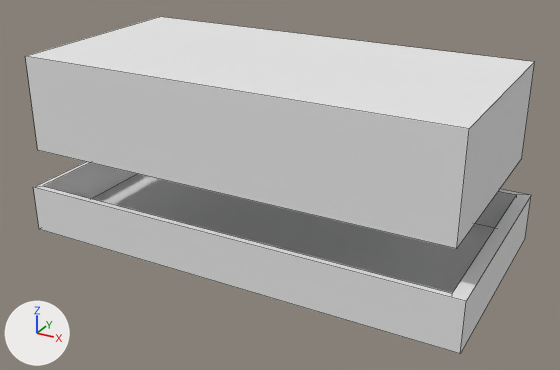
Before and after pictures for a commit that changed the Blender file cases/DotPhat_2.0.0.blend.
One viewpoint serves both versions: a 50 mm lens placed at (53.8, -96.5, 53.6), pointed at (-0.4, 2.0, 4.4). Every picture has the same lights, and +X, +Y and +Z are marked at lower left. Mesh edges are drawn as thin lines.

The older version as bpy lines, for what is in view:
```python
me_cube = bpy.data.meshes.new('Cube')
me_cube.from_pydata(...)  # 17 vertices, 12 faces; spans x -1.0..1.0, y -1.0..1.0, z -1.0..1.0
me_cube.materials.append(mat_material)  # white #e7e7e7
me_cube_001 = bpy.data.meshes.new('Cube.001')
me_cube_001.from_pydata(...)  # a box spanning x -1.0..1.0, y -1.0..1.0, z -1.0..1.0
me_cube_001.materials.append(mat_material)  # white #e7e7e7
ob_cube = bpy.data.objects.new('Cube', me_cube)
ob_cube.location = (0.0, 1.1, 0.0)
ob_cube.scale = (35.0, 17.5, 3.75)
ob_cube_001 = bpy.data.objects.new('Cube.001', me_cube_001)
ob_cube_001.location = (-0.5, 1.2, 17.3)
ob_cube_001.scale = (33.5, 16.5, 7.5)
```
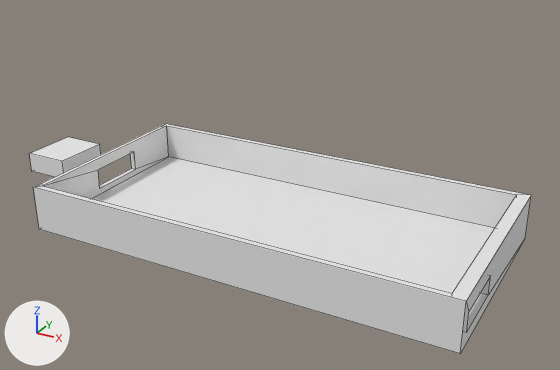
Commit message: Add microusb and relay cuts

Boxes [x1, y1, x2, y2] around the edits, measured in the pictures (560 x 370 px):
'Cube.001', moved, rescaled (86% narrower, 82% shorter): before [25, 17, 535, 249]; after [29, 137, 101, 177]
'Cube', reshaped: before [33, 162, 531, 353]; after [33, 124, 531, 353]
part 1 of me_cube, built on: before [44, 163, 531, 353]; after [44, 126, 531, 353]

What changed in the scene script:
```text
Change me_cube:
    used by ob_cube; location = (0.0, 1.1, 0.0); scale = (35.0, 17.5, 3.75)
    remove me_cube.from_pydata(...)  # 17 vertices, 12 faces; spans x -1.0..1.0, y -1.0..1.0, z -1.0..1.0
    add me_cube.from_pydata(...)  # 34 vertices, 24 faces; spans x -1.0..1.0, y -1.0..1.0, z -1.0..1.0
    me_cube part 1
    4 faces are deleted
    9 vertices are added at x -1.0..1.0, y -0.88..0.37, z -0.53..0.49
    8 new vertices lie (0.0, 0.57, 0.0) away from vertices in x -1.0..1.0, y -0.88..-0.2, z -0.53..0.49
    16 new faces join them
Change ob_cube_001:
    ob_cube_001.location: (-0.5, 1.2, 17.3) -> (-46.3, 2.6, 0.1)
    ob_cube_001.scale: (33.5, 16.5, 7.5) -> (4.0, 5.0, 1.75)
```
